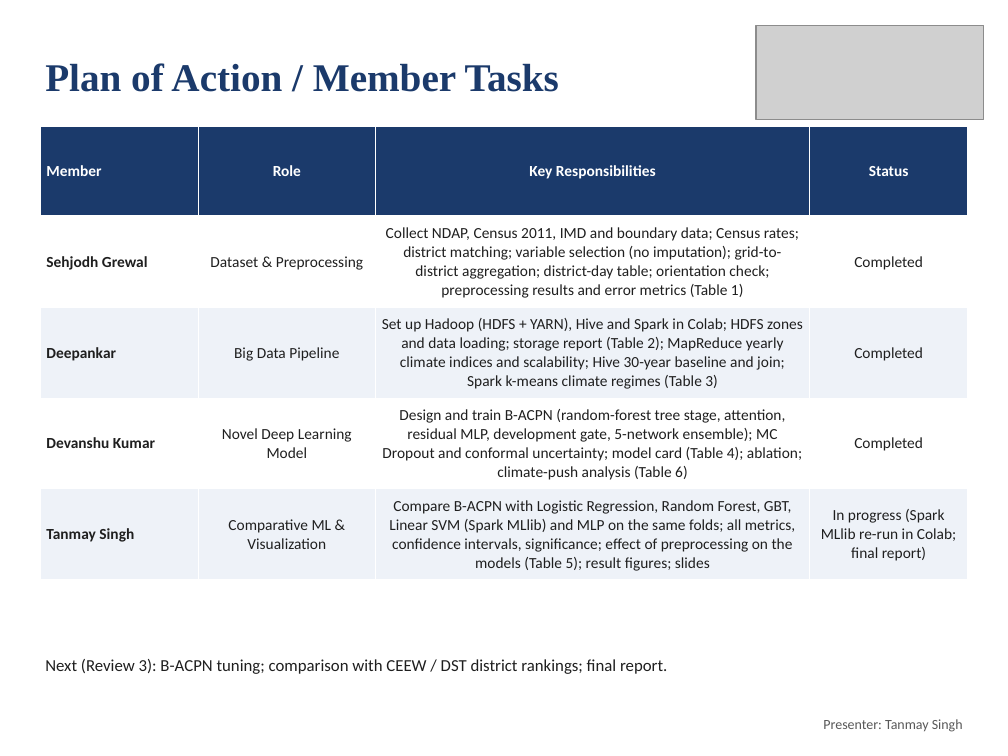
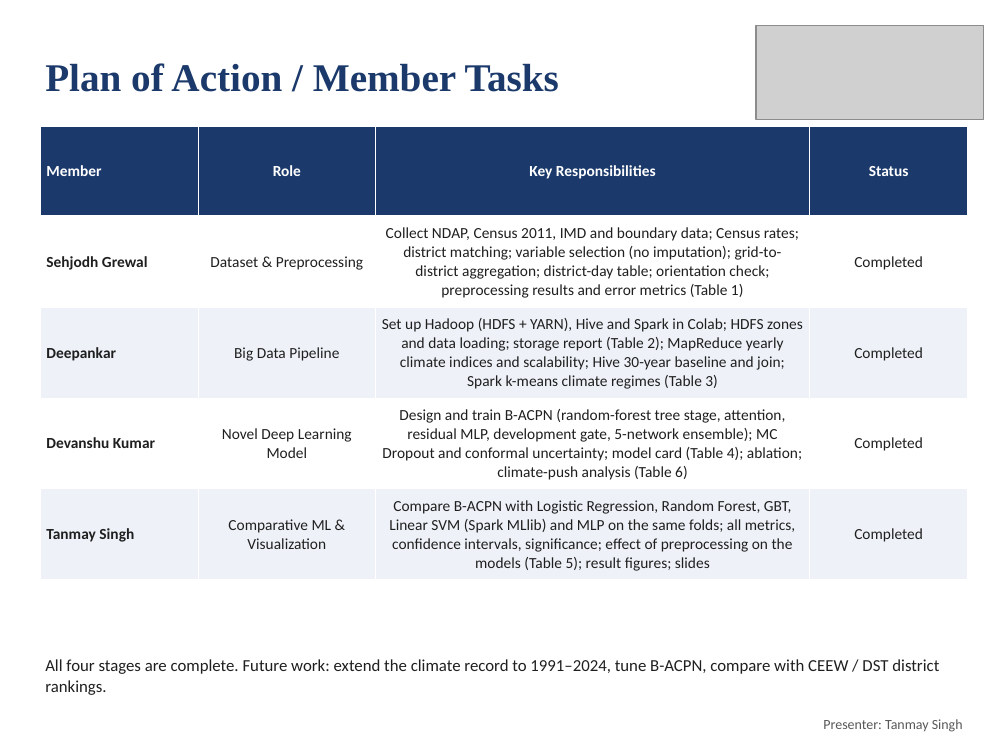
Before and after one commit to deepankarkumar1310/hadoop-ml-algorithm-, a slide deck: slide 33 of docs/Review2_Deck.pptx. Drawn at 1008x756 pixels with LibreOffice and Linux fonts; fonts in the diff are those of the drawing; grey boxes stand for pictures. Boxes give left, top, right and bottom in pixels: in the first picture for what was removed or moved away, otherwise in the second. Text is boxed around its words. In the diff, an @@ line names an element or a change of style, - is before the commit and + after.

Commit message:
Final review: all stages completed; future-work period set to 1991-2024

```diff
--- a/docs/Review2_Deck.pptx
+++ b/docs/Review2_Deck.pptx
@@ table at (40, 126, 969, 580) @@
-row 5, column 4: In progress (Spark MLlib re-run in Colab; final report)
+row 5, column 4: Completed
@@ text at (45, 659, 939, 695): text changed @@
-Next (Review 3): B-ACPN tuning; comparison with CEEW / DST district rankings; final report.
+All four stages are complete. Future work: extend the climate record to 1991–2024, tune B-ACPN, compare with CEEW / DST district rankings.
```
Also in this commit, not shown: 8 other files.
